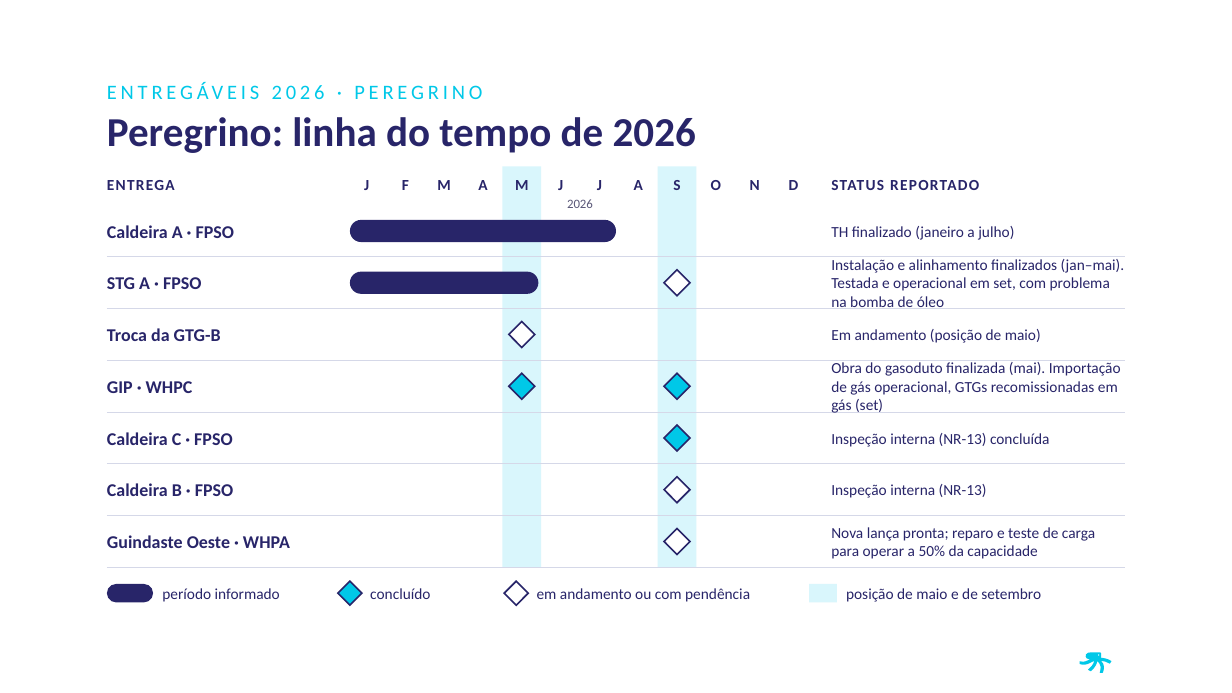
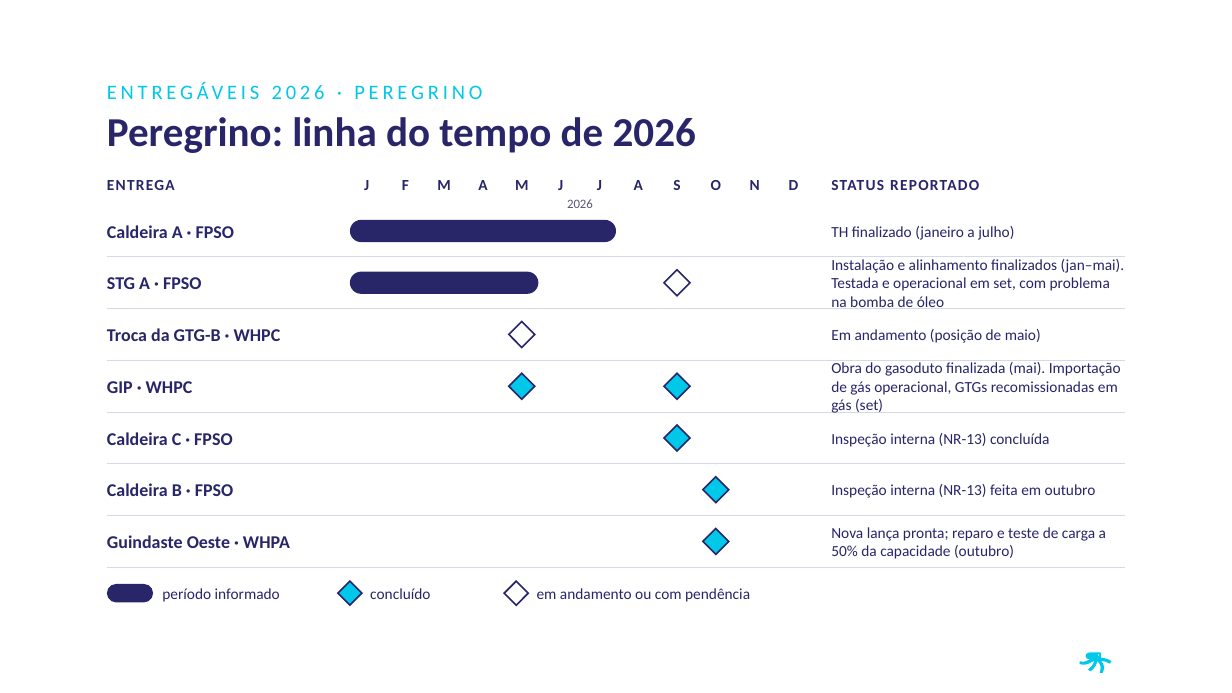
Before and after one commit to LucasRibaas/Planejamento, a slide deck: slide 7 of Investor_Day_PRIO_2026.pptx. Drawn at 1232x693 pixels with LibreOffice and Linux fonts; fonts in the diff are those of the drawing; background and template pictures are left out. Boxes give left, top, right and bottom in pixels: in the first picture for what was removed or moved away, otherwise in the second. Text is boxed around its words. In the diff, an @@ line names an element or a change of style, - is before the commit and + after.

```diff
--- a/Investor_Day_PRIO_2026.pptx
+++ b/Investor_Day_PRIO_2026.pptx
@@ rectangle removed at [503,166,542,567] @@
@@ rectangle removed at [658,166,697,567] @@
@@ text at [107,328,281,341]: text changed @@
-Troca da GTG-B
+Troca da GTG-B · WHPC
@@ diamond: place and size @@
-diamond at [665,477,690,503]
+diamond at [703,477,729,503]
@@ diamond at [703,477,729,503]: fill #FFFFFF to #00C8E8 @@
@@ text at [831,484,1096,498]: text changed @@
-Inspeção interna (NR-13)
+Inspeção interna (NR-13) feita em outubro
@@ diamond: place and size @@
-diamond at [665,529,690,555]
+diamond at [703,529,729,555]
@@ diamond at [703,529,729,555]: fill #FFFFFF to #00C8E8 @@
@@ text at [831,527,1106,559]: text changed @@
-Nova lança pronta; reparo e teste de carga para operar a 50% da capacidade
+Nova lança pronta; reparo e teste de carga a 50% da capacidade (outubro)
@@ rectangle removed at [810,584,837,603] @@
@@ text removed at [846,588,1041,602] @@
-posição de maio e de setembro
```
Also in this commit, not shown: 4 other slides changed.
